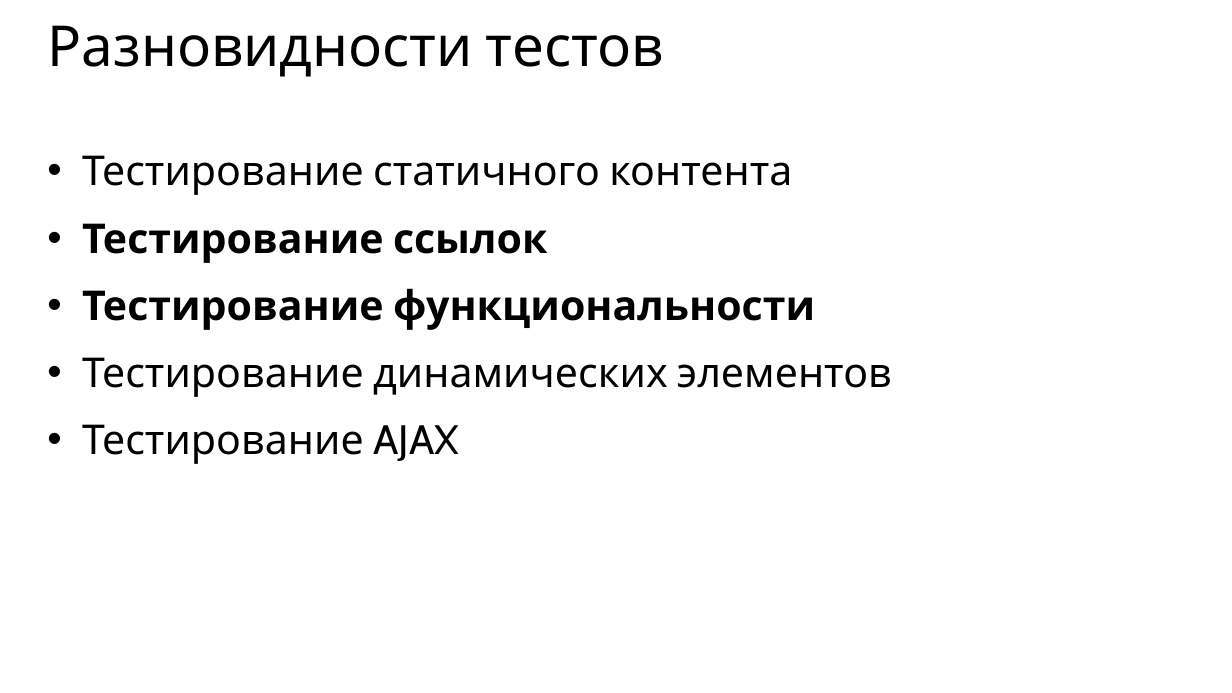
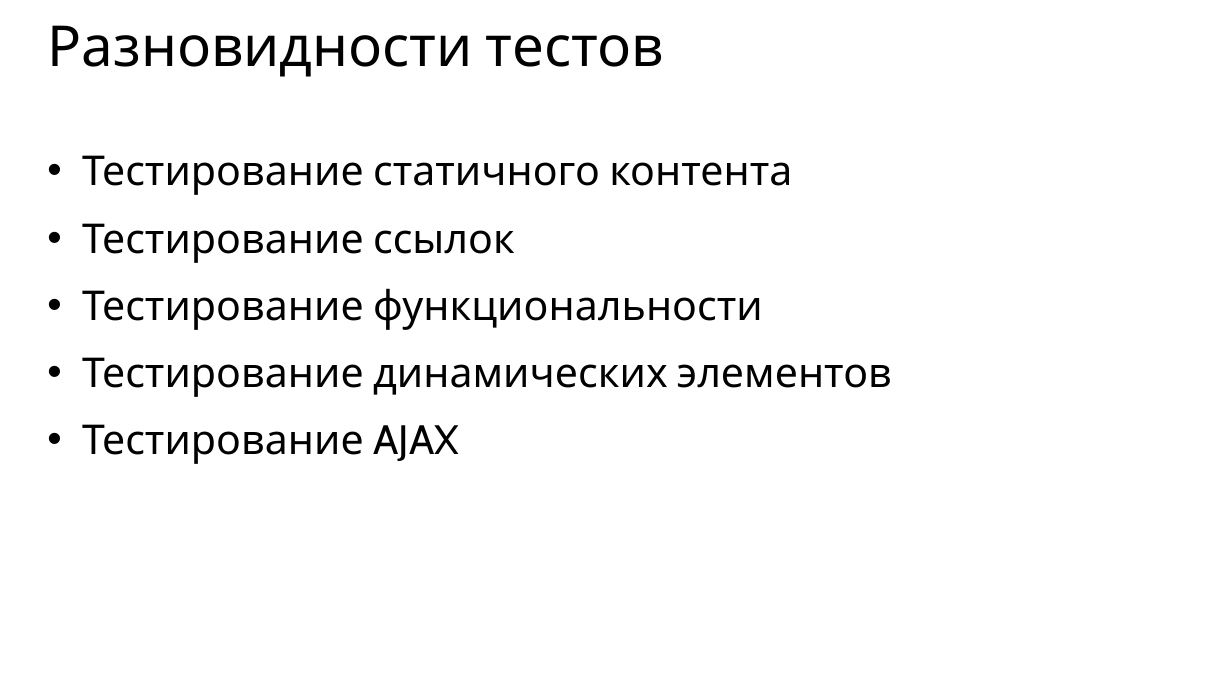
Before and after one commit to maxchv/selenium, a slide deck: slide 12 of openlesson/selenium.pptx (slide 6 before the commit). Drawn at 1232x693 pixels with LibreOffice and Linux fonts; fonts in the diff are those of the drawing. Boxes give left, top, right and bottom in pixels: in the first picture for what was removed or moved away, otherwise in the second. Text is boxed around its words. In the diff, an @@ line names an element or a change of style, - is before the commit and + after.

```diff
--- a/openlesson/selenium.pptx
+++ b/openlesson/selenium.pptx
@@ text at box(82, 223, 763, 330): bold off in "Тестирование ссылок", "Тестирование функциональности" @@
```
Also in this commit, not shown: 2 other slides changed, 9 slides added, 1 other file.
